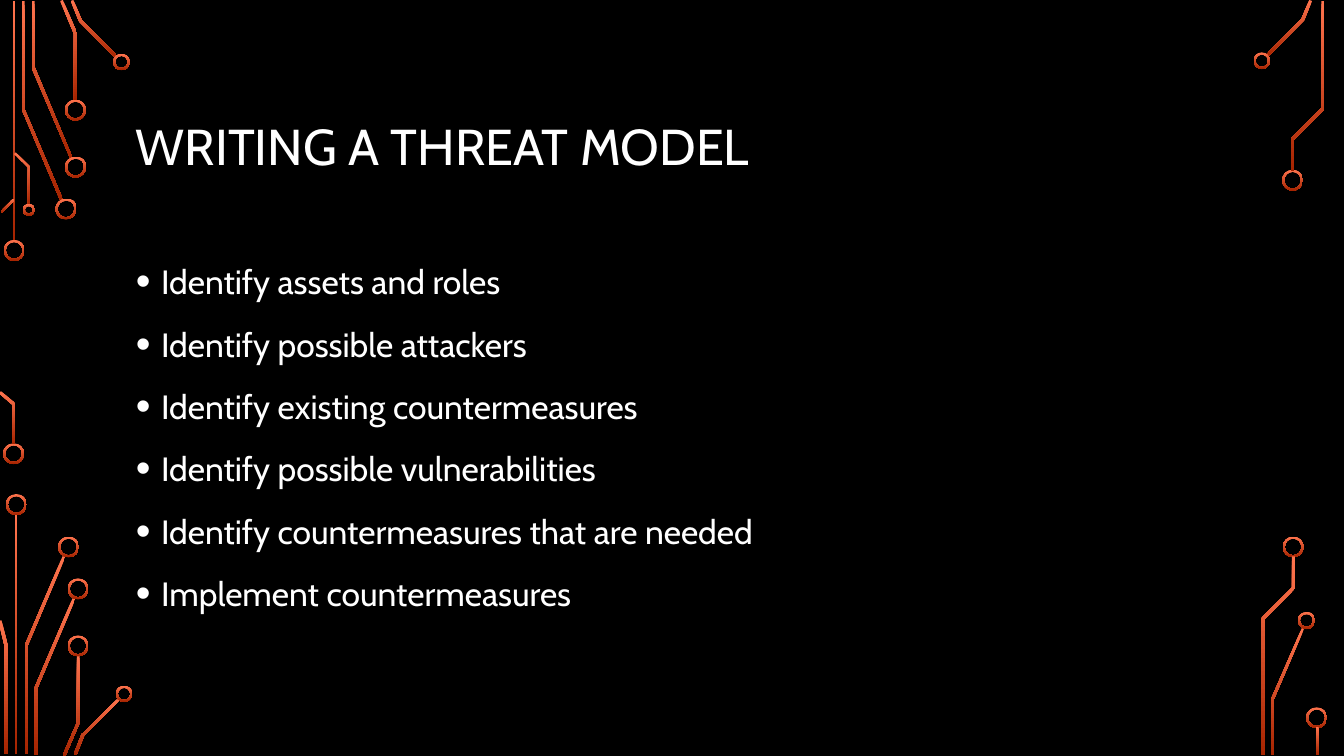
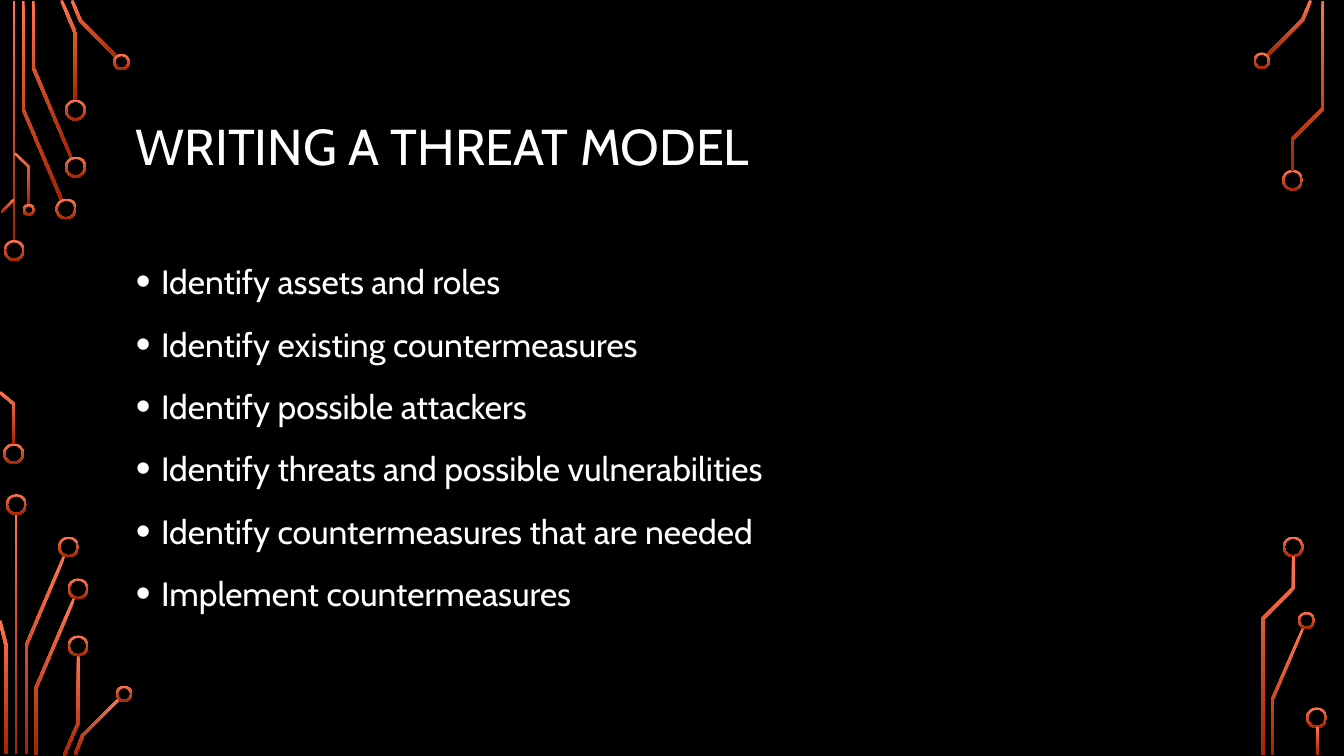
Before and after one commit to alexschneider/Sample-Threat-Model, a slide deck: slide 6 of Threat Modeling.pptx. Drawn at 1344x756 pixels with LibreOffice and Linux fonts; fonts in the diff are those of the drawing; background and template pictures are left out. Boxes give left, top, right and bottom in pixels: in the first picture for what was removed or moved away, otherwise in the second. Text is boxed around its words. In the diff, an @@ line names an element or a change of style, - is before the commit and + after.

```diff
--- a/Threat Modeling.pptx
+++ b/Threat Modeling.pptx
@@ text at [161, 331, 638, 365]: paragraph added @@
+• Identify existing countermeasures
@@ text at [161, 455, 763, 489]: text changed @@
-• Identify existing countermeasures
-• Identify possible vulnerabilities
+• Identify threats and possible vulnerabilities
```
Also in this commit, not shown: 3 other slides changed, 2 other files.
